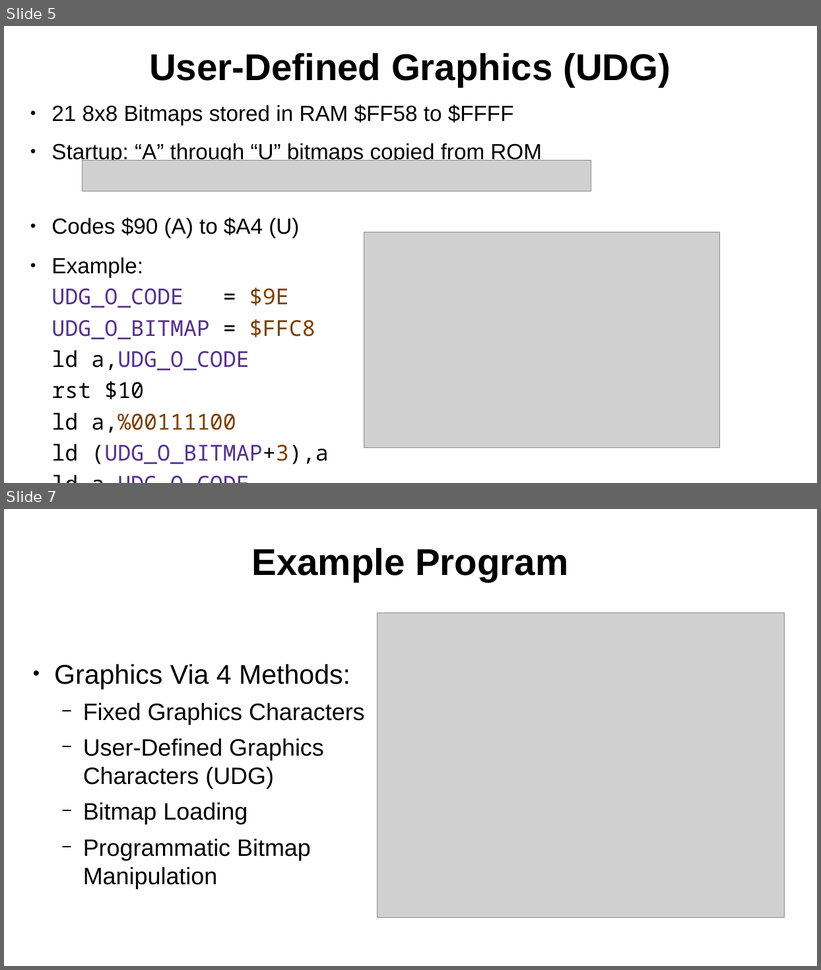
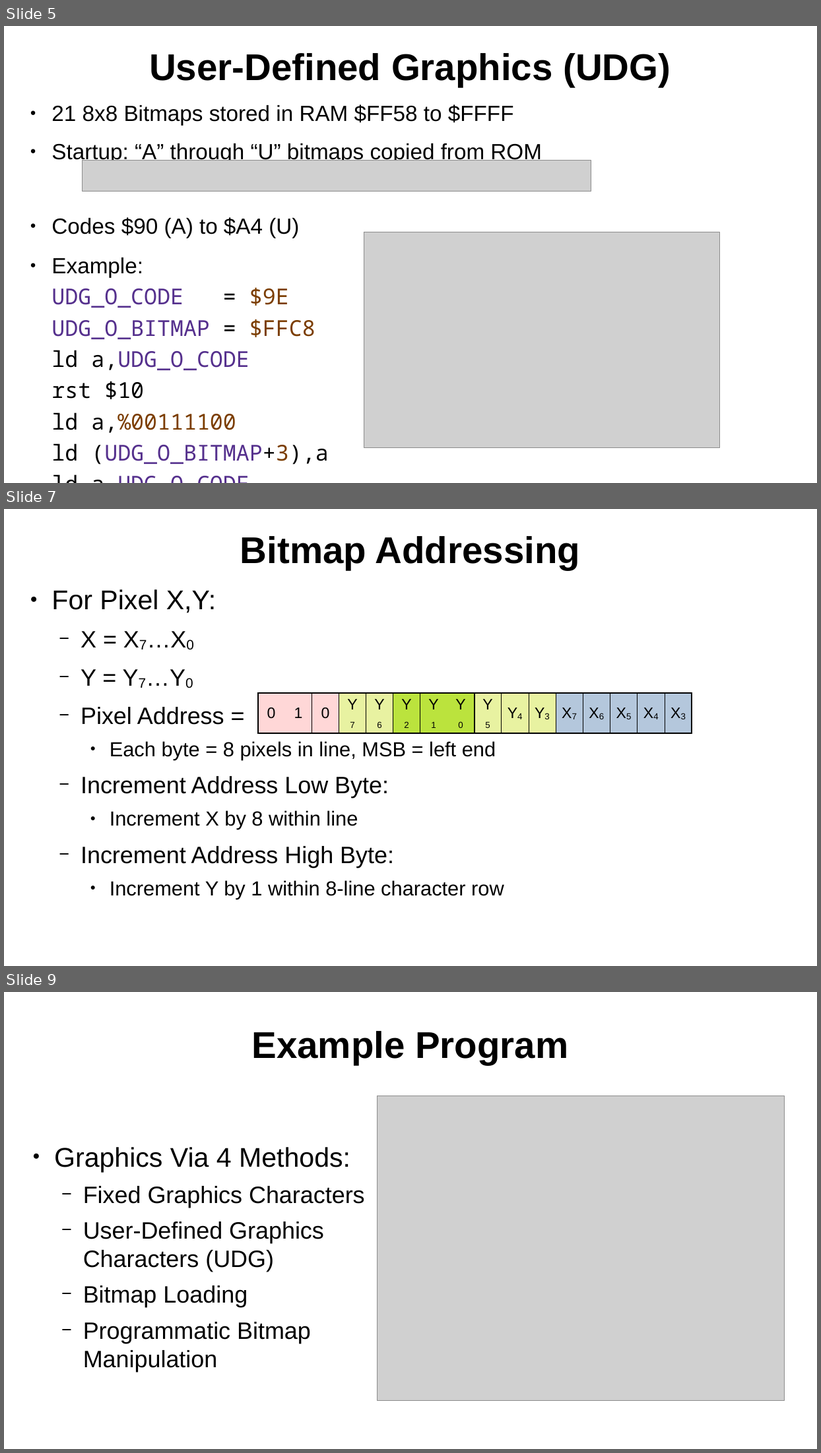
Before and after one commit to SlithyMatt/zxs-assembly-tutorial, a slide deck: Lesson11/Lesson11.odp. Shown one above the other, each under a label of ours: slides 5 and 7 before the commit, slides 5, 7 and 9 after it; the slides between them are not shown. The pictures are 821x970 and 821x1453 pixels, drawn with LibreOffice and Linux fonts; fonts in the diff are those of the drawing; grey boxes stand for pictures. Boxes give left, top, right and bottom in pixels: in the first picture for what was removed or moved away, otherwise in the second. Text is boxed around its words. In the diff, an @@ line names an element or a change of style, - is before the commit and + after.

```diff
--- a/Lesson11/Lesson11.odp
+++ b/Lesson11/Lesson11.odp
@@ slide 7 added at (4,509,817,966), background #FFFFFF @@
@@ title added at (240,536,580,570), 44 pt, text #000000, bold @@
+Bitmap Addressing
@@ text added at (52,590,504,900), 24 pt, text #000000 @@
+● For Pixel X,Y:
+  − X = X7…X0
+  − Y = Y7…Y0
+  − Pixel Address =
+    ● Each byte = 8 pixels in line, MSB = left end
+  − Increment Address Low Byte:
+    ● Increment X by 8 within line
+  − Increment Address High Byte:
+    ● Increment Y by 1 within 8-line character row
@@ table added at (257,693,692,731), 1 rows, 16 columns @@
+0 | 1 | 0 | Y7 | Y6 | Y2 | Y1 | Y0 | Y5 | Y4 | Y3 | X7 | X6 | X5 | X4 | X3
@@ what was slide 7 is now slide 9 @@
```
Also in this commit, not shown: 1 slide changed, 1 other slide added.
